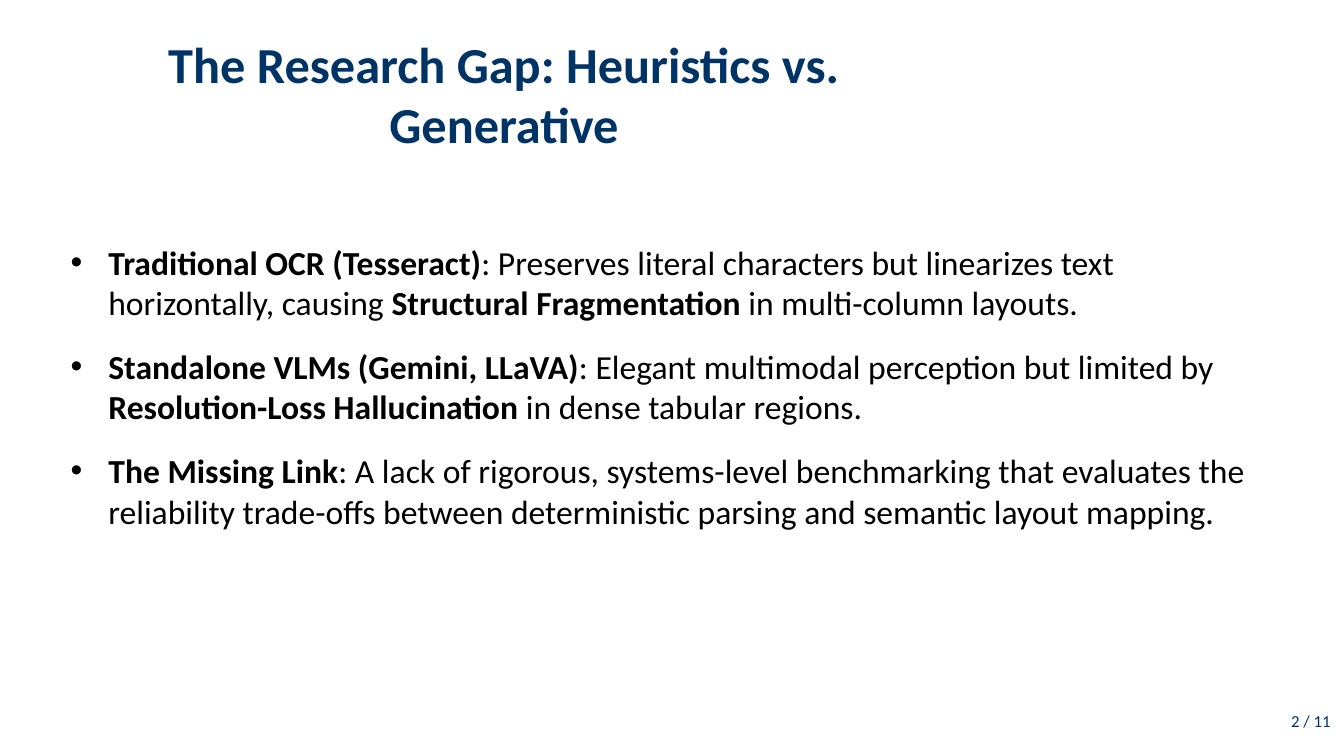
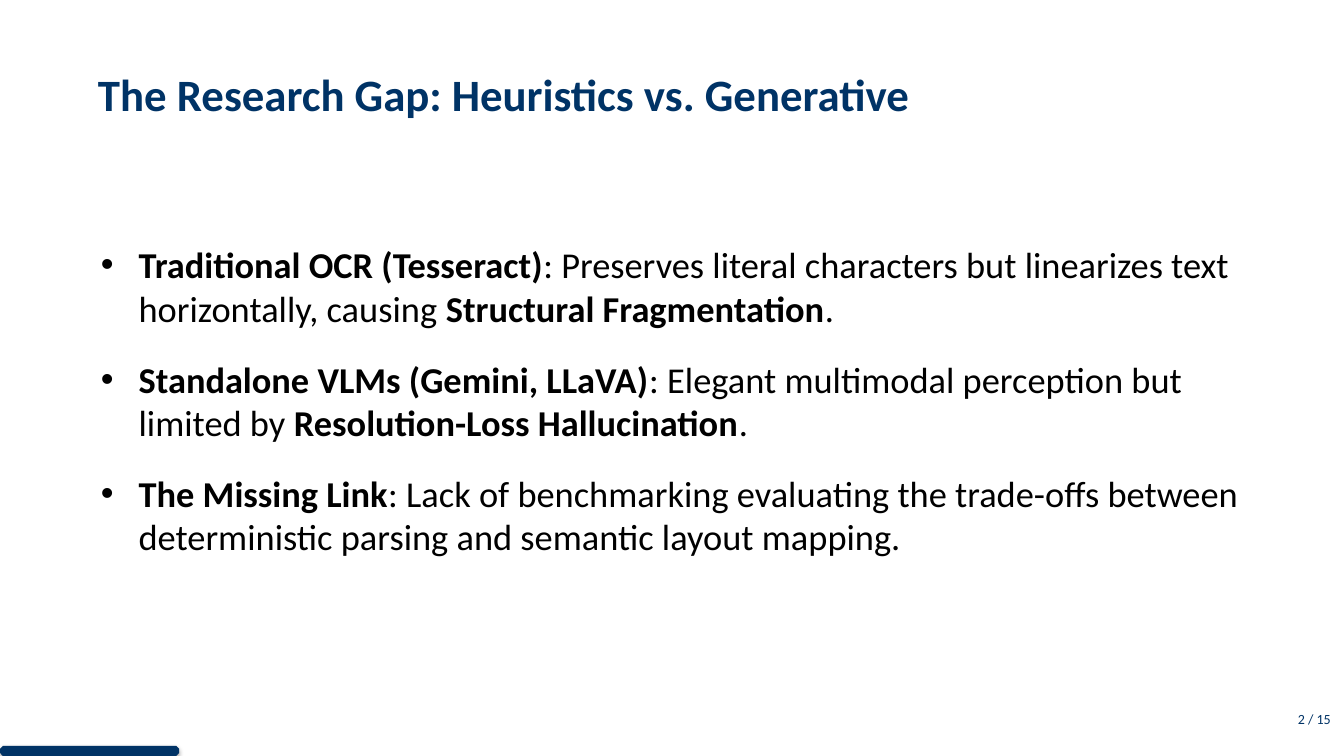
Before and after one commit to DESMOND135/DOCVQA-RAG-PERCEPTION-BENCHMARK, a slide deck: slide 3 of presentation/presentation.pptx. Drawn at 1344x756 pixels with LibreOffice and Linux fonts; fonts in the diff are those of the drawing. Boxes give left, top, right and bottom in pixels: in the first picture for what was removed or moved away, otherwise in the second. Text is boxed around its words. In the diff, an @@ line names an element or a change of style, - is before the commit and + after.

Commit message:
Defense Presentation Masterclass: Separated diagrams for visual impact, centralized all slide titles, and implemented a premium Navy Blue branding system with progress tracking.

```diff
--- a/presentation/presentation.pptx
+++ b/presentation/presentation.pptx
@@ title "The Research Gap: Heuristics vs. ..." at (98, 79, 909, 118): size 36 to 32 pt @@
@@ text at (139, 251, 1238, 557): text changed; size 24 to 26 pt @@
-• Traditional OCR (Tesseract): Preserves literal characters but linearizes text horizontally, causing Structural Fragmentation in multi-column layouts.
-• Standalone VLMs (Gemini, LLaVA): Elegant multimodal perception but limited by Resolution-Loss Hallucination in dense tabular regions.
-• The Missing Link: A lack of rigorous, systems-level benchmarking that evaluates the reliability trade-offs between deterministic parsing and semantic layout mapping.
+• Traditional OCR (Tesseract): Preserves literal characters but linearizes text horizontally, causing Structural Fragmentation.
+• Standalone VLMs (Gemini, LLaVA): Elegant multimodal perception but limited by Resolution-Loss Hallucination.
+• The Missing Link: Lack of benchmarking evaluating the trade-offs between deterministic parsing and semantic layout mapping.
@@ text at (1298, 715, 1331, 724): text changed; size 12 to 10 pt @@
-2 / 11
+2 / 15
@@ octagon added at (0, 746, 179, 756), fill #003366 @@
```
Also in this commit, not shown: 11 other slides changed, 4 slides added, 2 other files.
